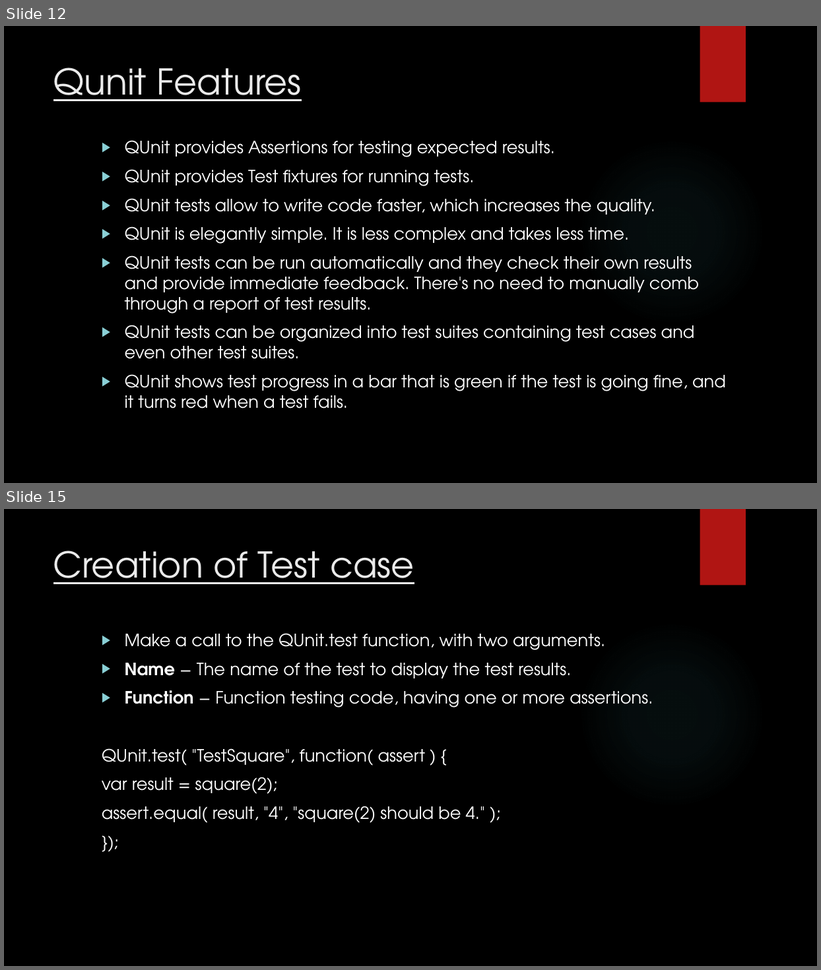
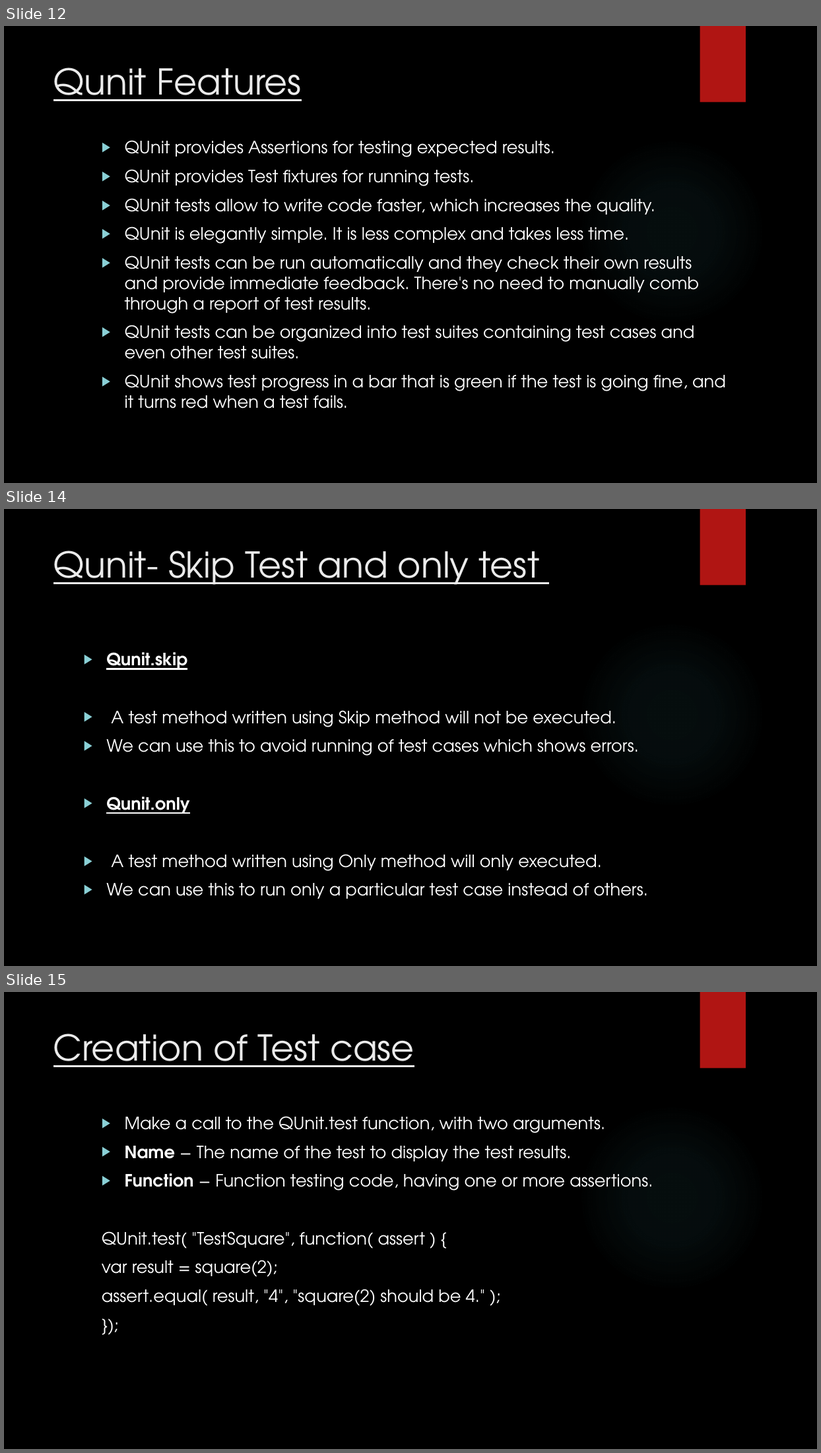
Before and after one commit to prashanthr036/qUnit-WS, a slide deck: docs/TestingQunit.pptx. Shown one above the other, each under a label of ours: slides 12 and 15 before the commit, slides 12, 14 and 15 after it; the slides between them are not shown. The pictures are 821x970 and 821x1453 pixels, drawn with LibreOffice and Linux fonts; fonts in the diff are those of the drawing; background and template pictures are left out. Boxes give left, top, right and bottom in pixels: in the first picture for what was removed or moved away, otherwise in the second. Text is boxed around its words. In the diff, an @@ line names an element or a change of style, - is before the commit and + after.

```diff
--- a/docs/TestingQunit.pptx
+++ b/docs/TestingQunit.pptx
@@ slide 14 added at <box>4,509,817,966</box>, background picture (left out); not listed: 2 template elements that a slide beside it also shows @@
@@ title added at <box>54,551,540,585</box>, 42 pt, text #EBEBEB, underline @@
+Qunit- Skip Test and only test
@@ text added at <box>106,652,648,899</box>, 20 pt, text #FFFFFF @@
+▶ Qunit.skip
+▶ A test method written using Skip method will not be executed.
+▶ We can use this to avoid running of test cases which shows errors.
+▶ Qunit.only
+▶ A test method written using Only method will only executed.
+▶ We can use this to run only a particular test case instead of others.
```
Also in this commit, not shown: 3 slides changed, 1 slide removed.
